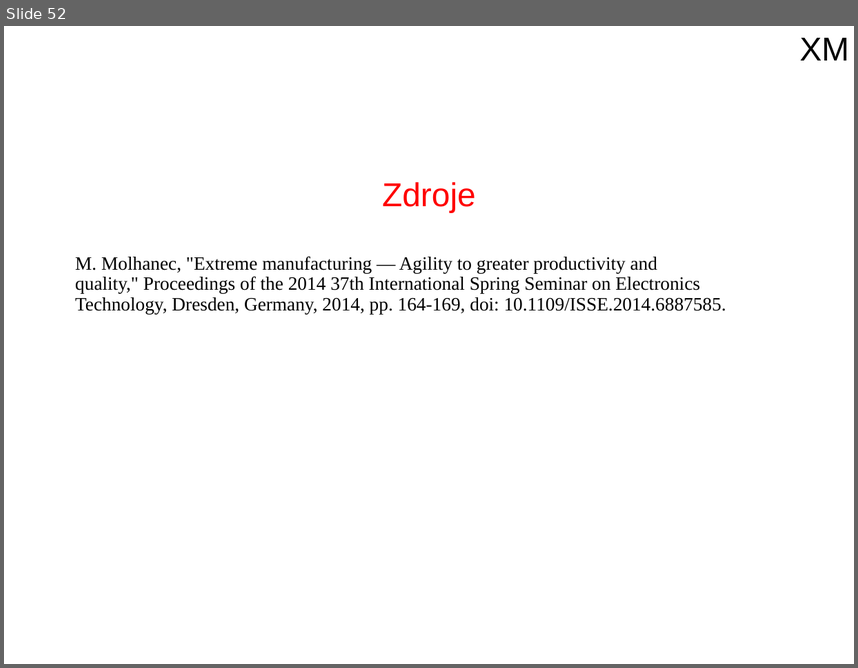
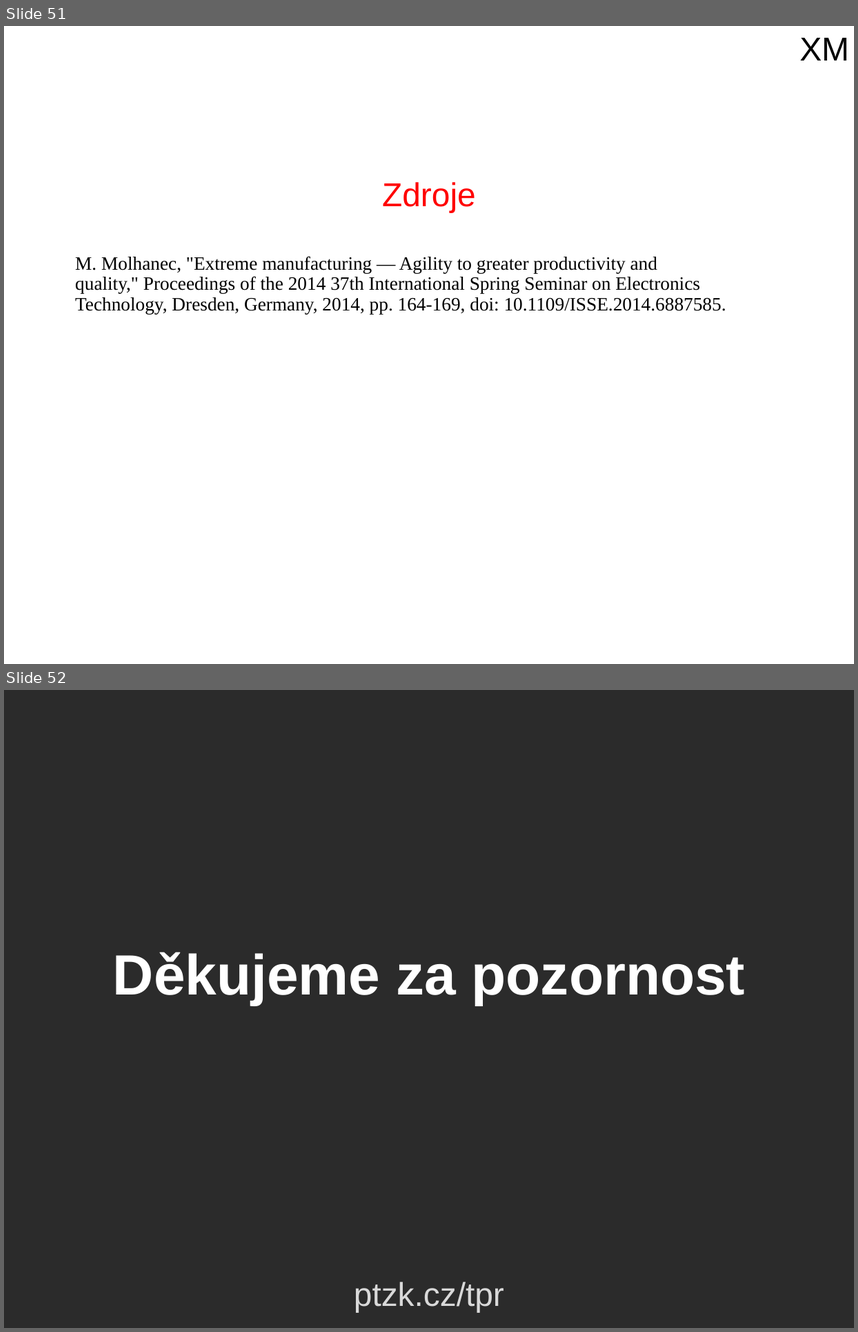
Before and after one commit to ZiipSi/tpr, a slide deck: source/files/prezentace_sem.pptx. Shown one above the other, each under a label of ours: slide 52 before the commit, slides 51 and 52 after it. The pictures are 858x668 and 858x1332 pixels, drawn with LibreOffice and Linux fonts; fonts in the diff are those of the drawing; background and template pictures are left out; a plain dark background stands for a picture behind light text. Boxes give left, top, right and bottom in pixels: in the first picture for what was removed or moved away, otherwise in the second. Text is boxed around its words. In the diff, an @@ line names an element or a change of style, - is before the commit and + after.

Commit message:
Přidáno děkujeme za pozornost do semestránlí prezentace

```diff
--- a/source/files/prezentace_sem.pptx
+++ b/source/files/prezentace_sem.pptx
@@ slide 52 added at (4,690,854,1328), background picture (left out) @@
@@ title added at (113,952,745,1005), 48 pt, text #FFFFFF, bold @@
+Děkujeme za pozornost
@@ text added at (354,1281,504,1312), 28 pt, text #D9D9D9 @@
+ptzk.cz/tpr
@@ what was slide 52 is now slide 51 @@
```
Also in this commit, not shown: 1 slide removed, 1 other file.
